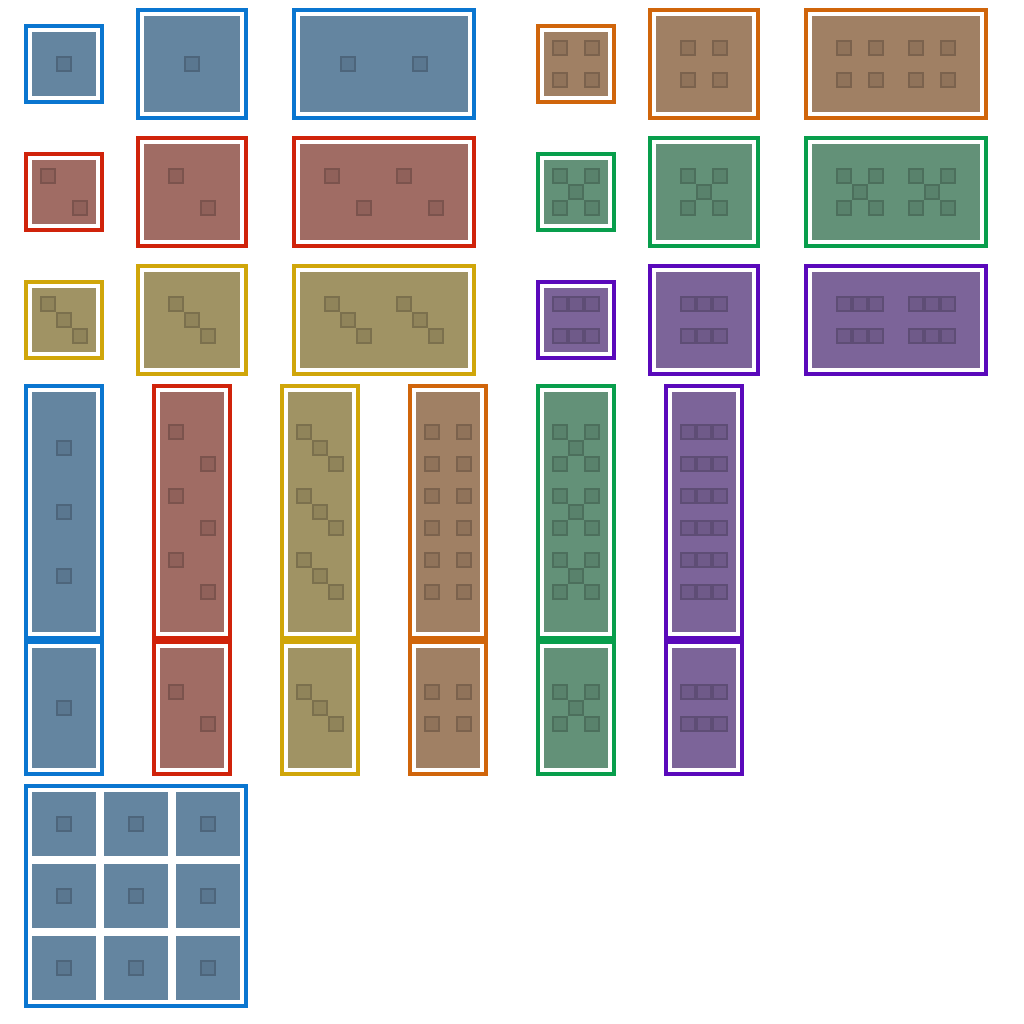
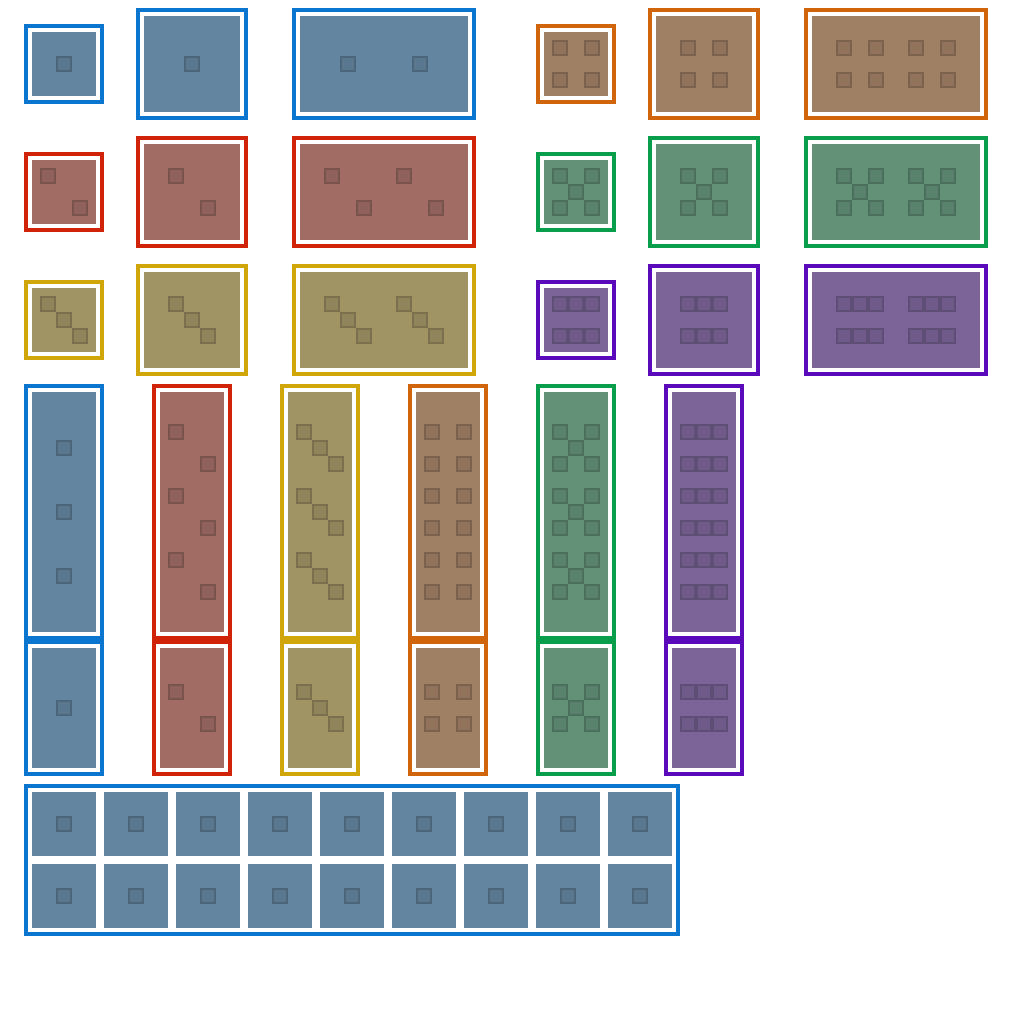
The second 1024 × 1024 image is a revision of the first. Changes to its layers:
painted on "Rectangle 1", unmasked it over [40, 784, 680, 976]
renamed "Layer 2" to "Layer 4", painted on it over [24, 784, 680, 1008]
painted on "Layer 3" over [24, 784, 680, 1008]
